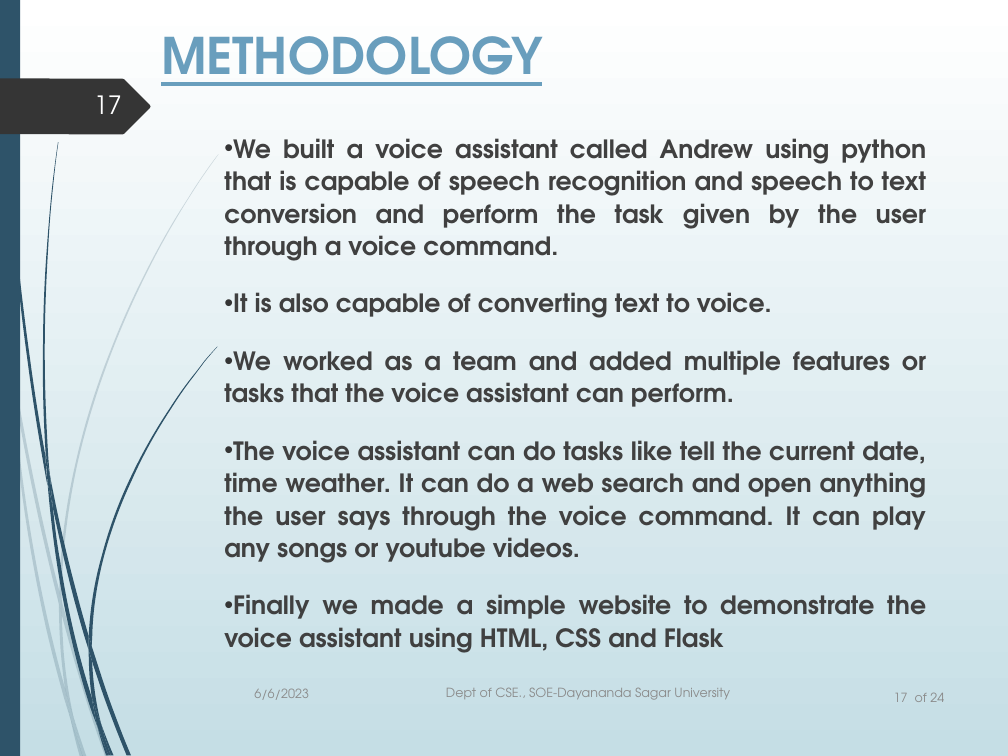
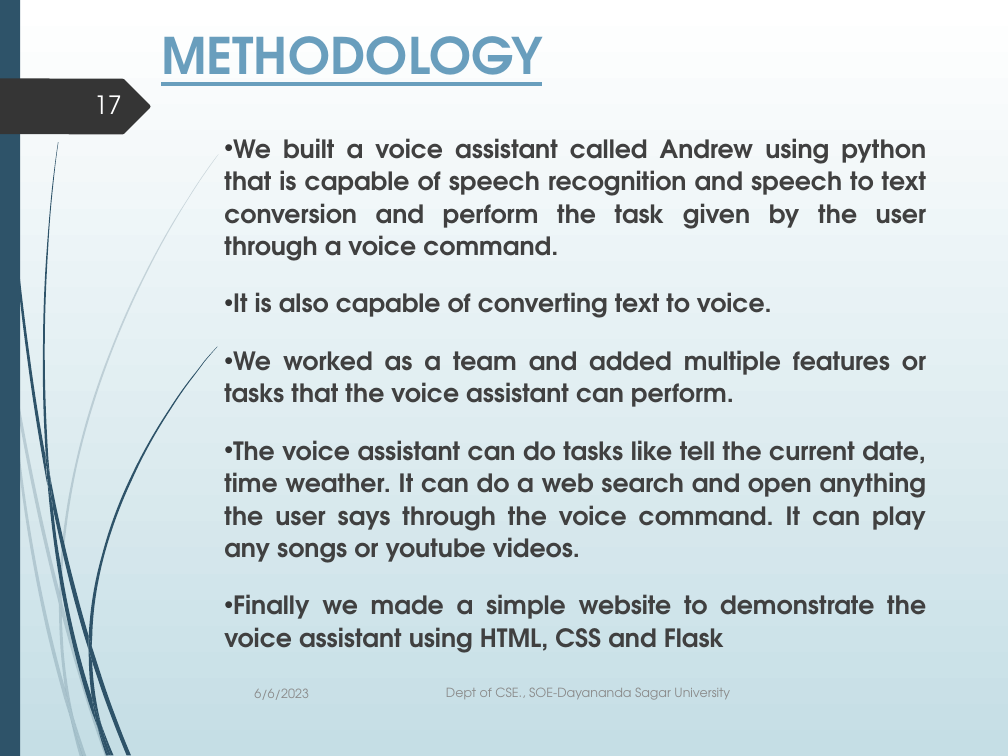
Before and after one commit to Hy-per-ion/andrew-voice-assistant, a slide deck: slide 17 of app/Personal_Robot_with_AI_enabled_Voice_Assistant.pptx. Drawn at 1008x756 pixels with LibreOffice and Linux fonts; fonts in the diff are those of the drawing. Boxes give left, top, right and bottom in pixels: in the first picture for what was removed or moved away, otherwise in the second. Text is boxed around its words. In the diff, an @@ line names an element or a change of style, - is before the commit and + after.

```diff
--- a/app/Personal_Robot_with_AI_enabled_Voice_Assistant.pptx
+++ b/app/Personal_Robot_with_AI_enabled_Voice_Assistant.pptx
@@ text removed at box(894, 692, 944, 702) @@
-17 of 24
```
Also in this commit, not shown: 17 other slides changed, 15 slides added.
